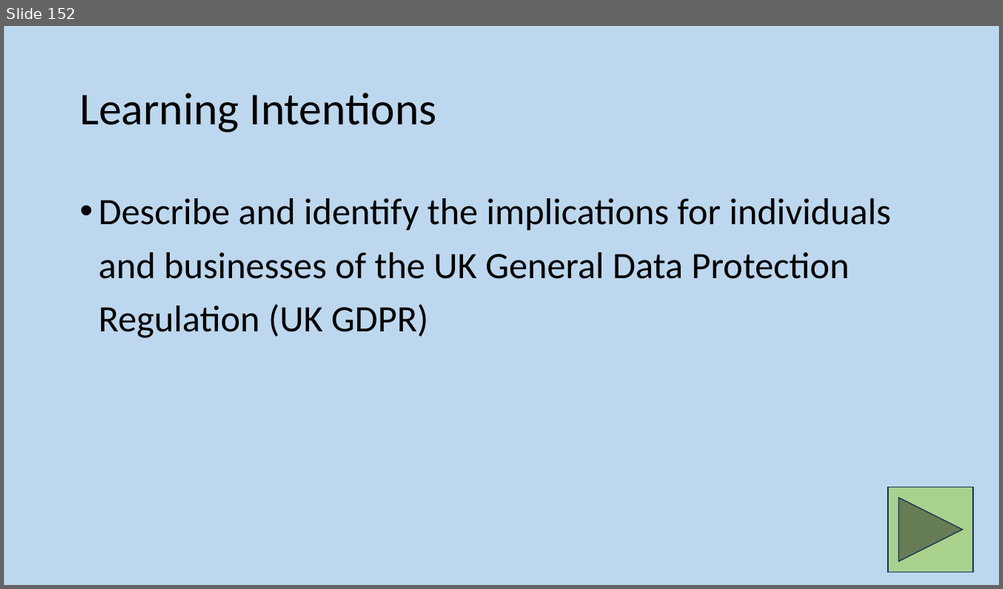
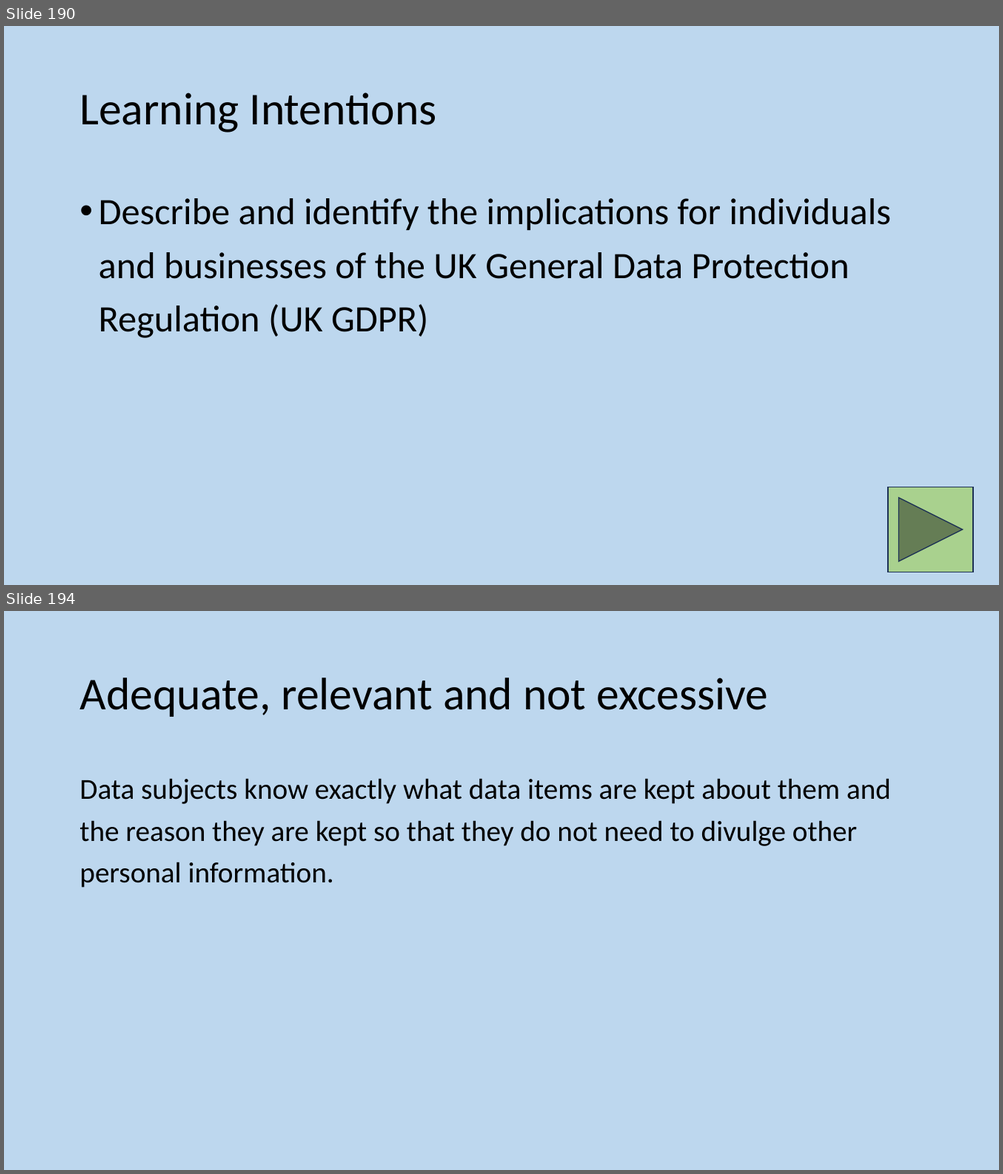
Before and after one commit to MrFriendCS/MrFriendCS.github.io, a slide deck: n5/ddd/N5 CS DDD Slides.pptx. Shown one above the other, each under a label of ours: slide 152 before the commit, slides 190 and 194 after it; the slides between them are not shown. The pictures are 1003x589 and 1003x1174 pixels, drawn with LibreOffice and Linux fonts; fonts in the diff are those of the drawing. Boxes give left, top, right and bottom in pixels: in the first picture for what was removed or moved away, otherwise in the second. Text is boxed around its words. In the diff, an @@ line names an element or a change of style, - is before the commit and + after.

```diff
--- a/n5/ddd/N5 CS DDD Slides.pptx
+++ b/n5/ddd/N5 CS DDD Slides.pptx
@@ slide 194 added at (4, 611, 999, 1170), background #BDD7EE @@
@@ title added at (79, 678, 768, 717), 44 pt, text #000000 @@
+Adequate, relevant and not excessive
@@ text added at (79, 778, 891, 888), 28 pt, text #000000 @@
+Data subjects know exactly what data items are kept about them and the reason they are kept so that they do not need to divulge other personal information.
@@ what was slide 152 is now slide 190 @@
```
Also in this commit, not shown: 7 slides changed, 7 other slides added, 3 other files.
